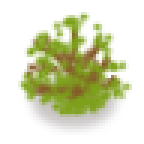
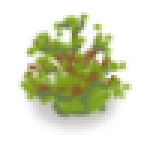
Revision of a layered 144 x 144 image; what changed, layer by layer:
painted on "Layer 1" over [33,15,114,120]
